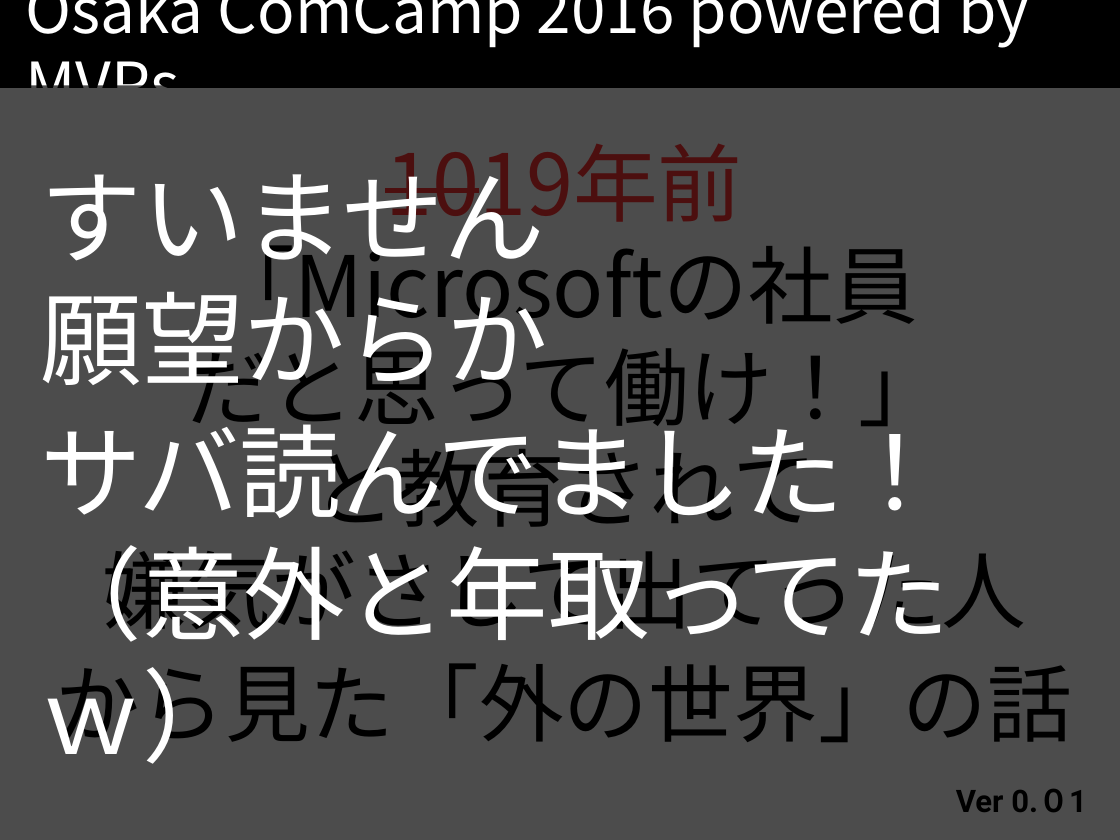
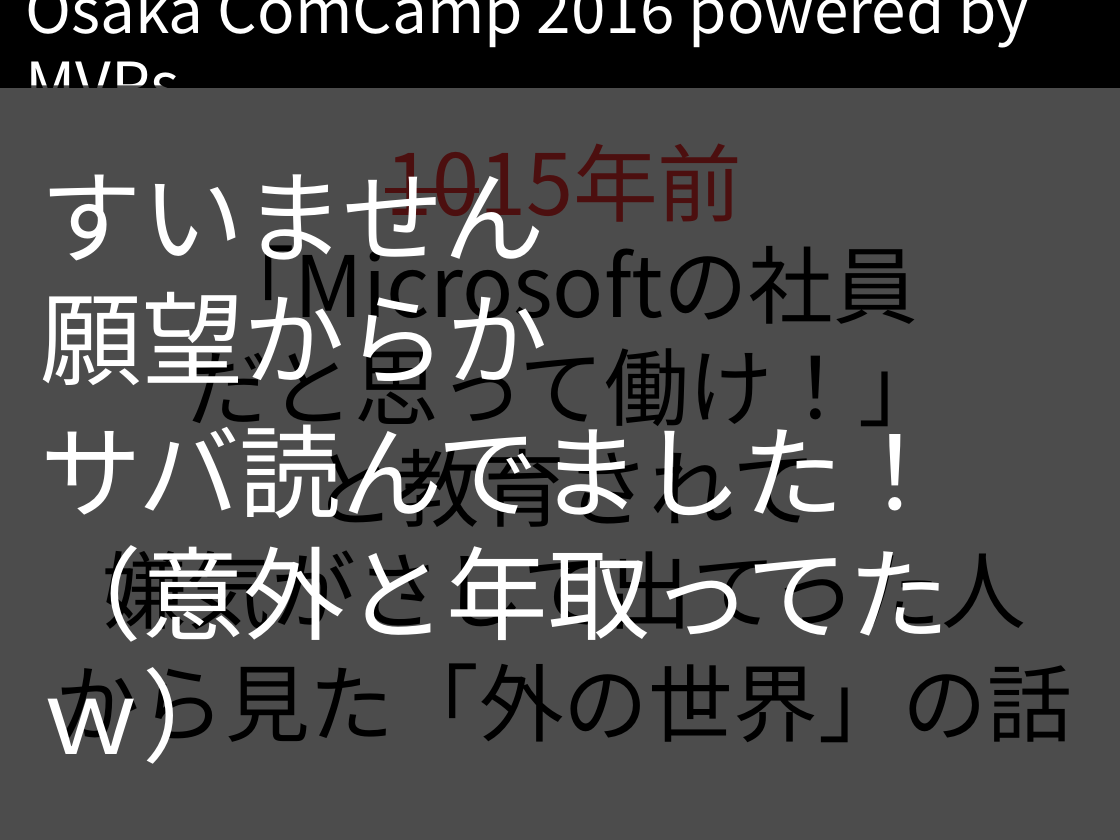
Before and after one commit to kazuhito-m/kazuhito-m.github.io, a slide deck: slide 4 of _drafts/comcamp2016.odp. Drawn at 1120x840 pixels with LibreOffice and Linux fonts; fonts in the diff are those of the drawing. Boxes give left, top, right and bottom in pixels: in the first picture for what was removed or moved away, otherwise in the second. Text is boxed around its words. In the diff, an @@ line names an element or a change of style, - is before the commit and + after.

```diff
--- a/_drafts/comcamp2016.odp
+++ b/_drafts/comcamp2016.odp
@@ text at (x1=102, y1=144, x2=1026, y2=642): text changed @@
-1019年前
-「Microsoftの社員
-だと思って働け！」
-と教育されて
-嫌気がさして出てった人
+1015年前
+「Microsoftの社員
+だと思って働け！」
+と教育されて
+嫌気がさして出てった人
@@ text removed at (x1=956, y1=789, x2=1087, y2=812) @@
-Ver 0.０1
```
Also in this commit, not shown: 1 other slide changed, 2 slides added.
